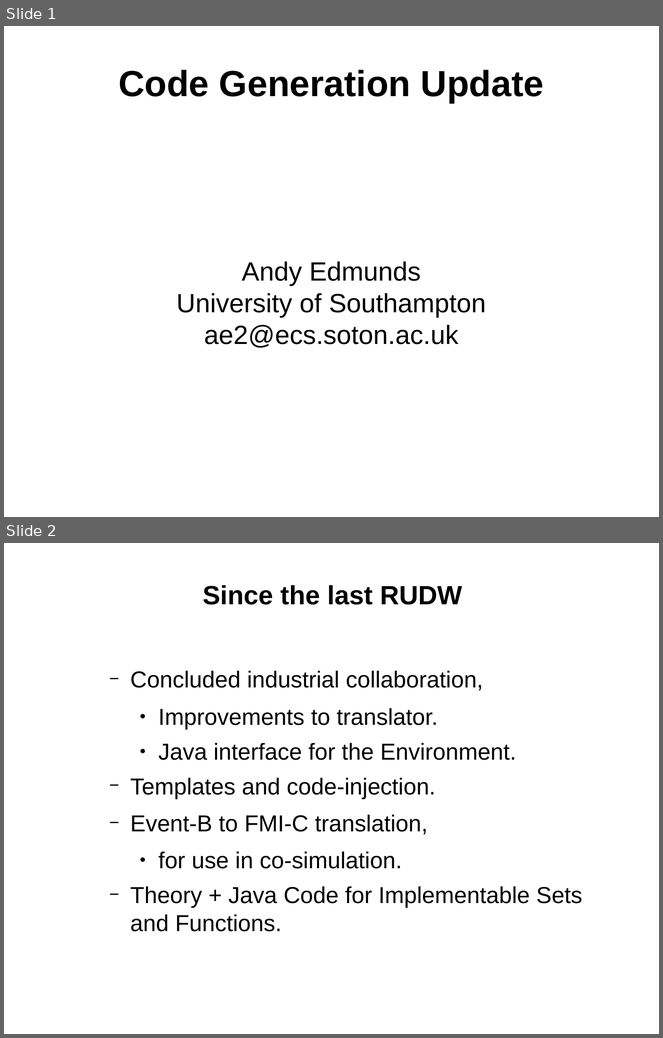
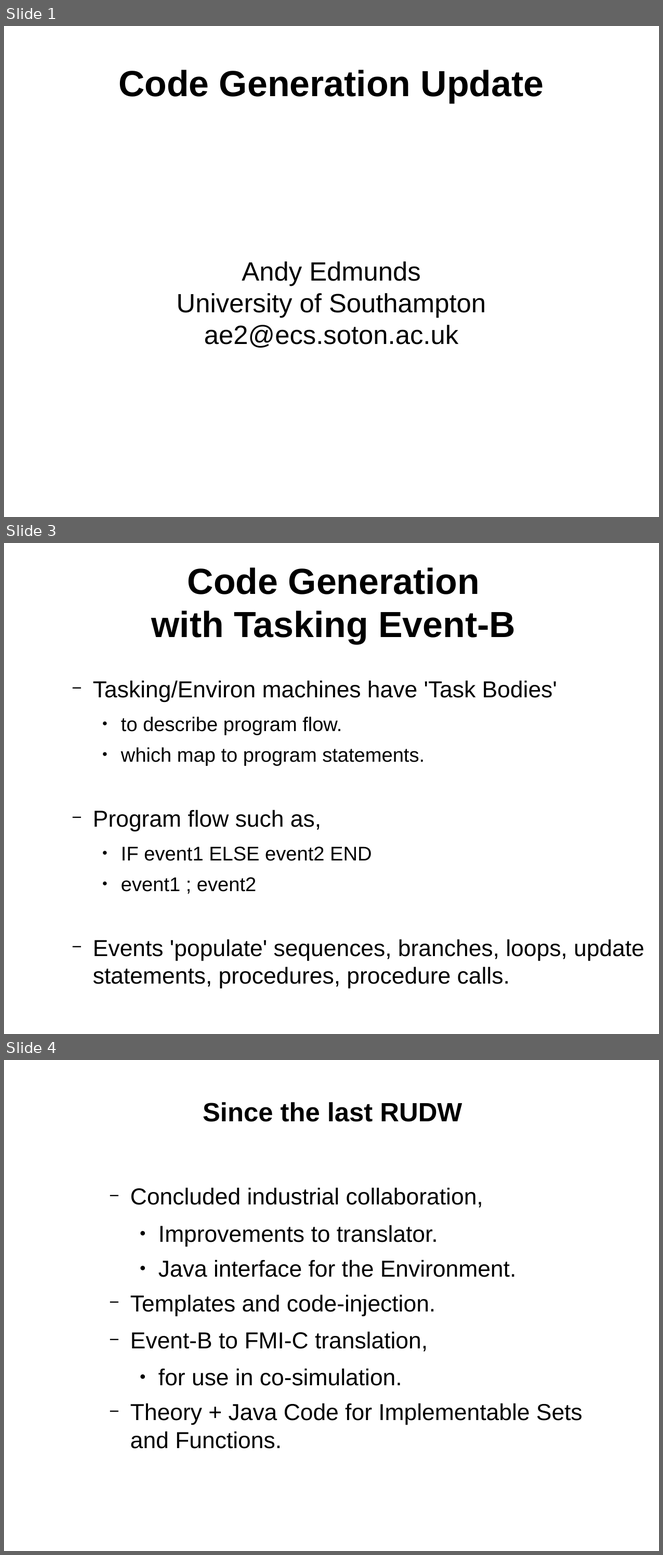
Before and after one commit to weetmuts/rodin-b-sharp-iUML_B_Utils, a slide deck: work/store/Writing/RUDW2014(accepted)/presentation/RUDW2014presentation.odp. Shown one above the other, each under a label of ours: slides 1 and 2 before the commit, slides 1, 3 and 4 after it; the slides between them are not shown. The pictures are 663x1038 and 663x1555 pixels, drawn with LibreOffice and Linux fonts; fonts in the diff are those of the drawing. Boxes give left, top, right and bottom in pixels: in the first picture for what was removed or moved away, otherwise in the second. Text is boxed around its words. In the diff, an @@ line names an element or a change of style, - is before the commit and + after.

```diff
--- a/work/store/Writing/RUDW2014(accepted)/presentation/RUDW2014presentation.odp
+++ b/work/store/Writing/RUDW2014(accepted)/presentation/RUDW2014presentation.odp
@@ slide 3 added at (x1=4, y1=543, x2=659, y2=1034), background #FFFFFF @@
@@ title added at (x1=152, y1=567, x2=516, y2=644), 44 pt, text #000000, bold @@
+Code Generation with Tasking Event-B
@@ text added at (x1=93, y1=680, x2=645, y2=989), 28 pt, text #000000 @@
+  − Tasking/Environ machines have 'Task Bodies'
+    ● to describe program flow.
+    ● which map to program statements.
+  − Program flow such as,
+    ● IF event1 ELSE event2 END
+    ● event1 ; event2
+  − Events 'populate' sequences, branches, loops, update statements, procedures, procedure calls.
@@ what was slide 2 is now slide 4 @@
```
Also in this commit, not shown: 2 slides changed, 3 other slides added, 1 slide removed, 4 other files.
